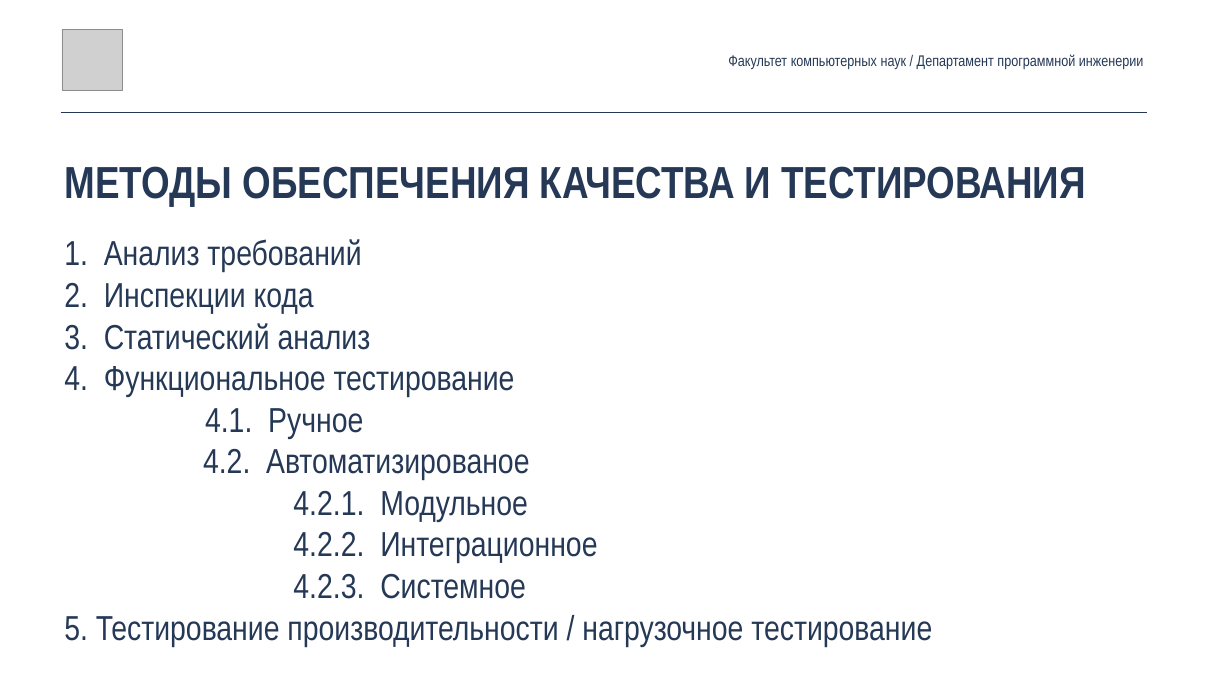
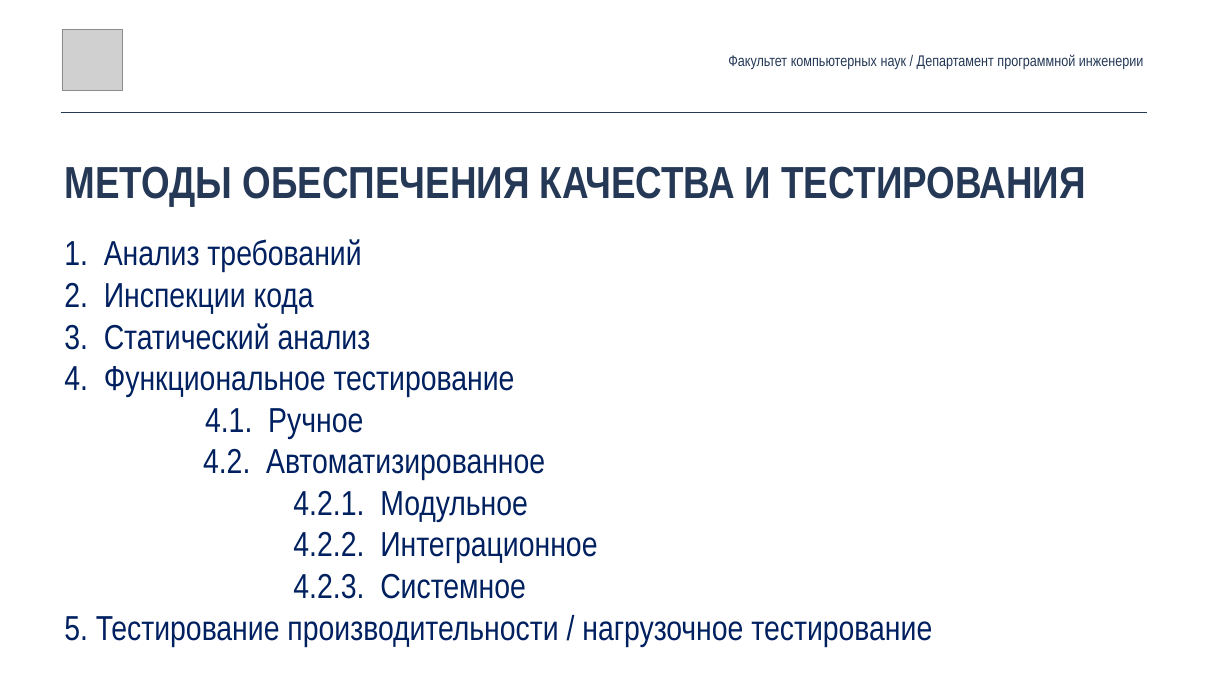
Before and after one commit to andrewt0301/qa-testing-course, a slide deck: slide 8 of seminars/seminar01/Seminar01.pptx (slide 7 before the commit). Drawn at 1232x693 pixels with LibreOffice and Linux fonts; fonts in the diff are those of the drawing; grey boxes stand for pictures. Boxes give left, top, right and bottom in pixels: in the first picture for what was removed or moved away, otherwise in the second. Text is boxed around its words. In the diff, an @@ line names an element or a change of style, - is before the commit and + after.

```diff
--- a/seminars/seminar01/Seminar01.pptx
+++ b/seminars/seminar01/Seminar01.pptx
@@ text at (x1=64, y1=239, x2=932, y2=646): text colour #253957 to #002060 in "1. Анализ требований", "2. Инспекции кода", "3. Статический анализ", "4. Функциональное тестирование" and 5 more places @@
@@ text at (x1=203, y1=448, x2=545, y2=480): text changed; text colour #253957 to #002060 @@
-4.2. Автоматизированое
+4.2. Автоматизированное
```
Also in this commit, not shown: 4 other slides changed, 1 slide added, 1 other file.
